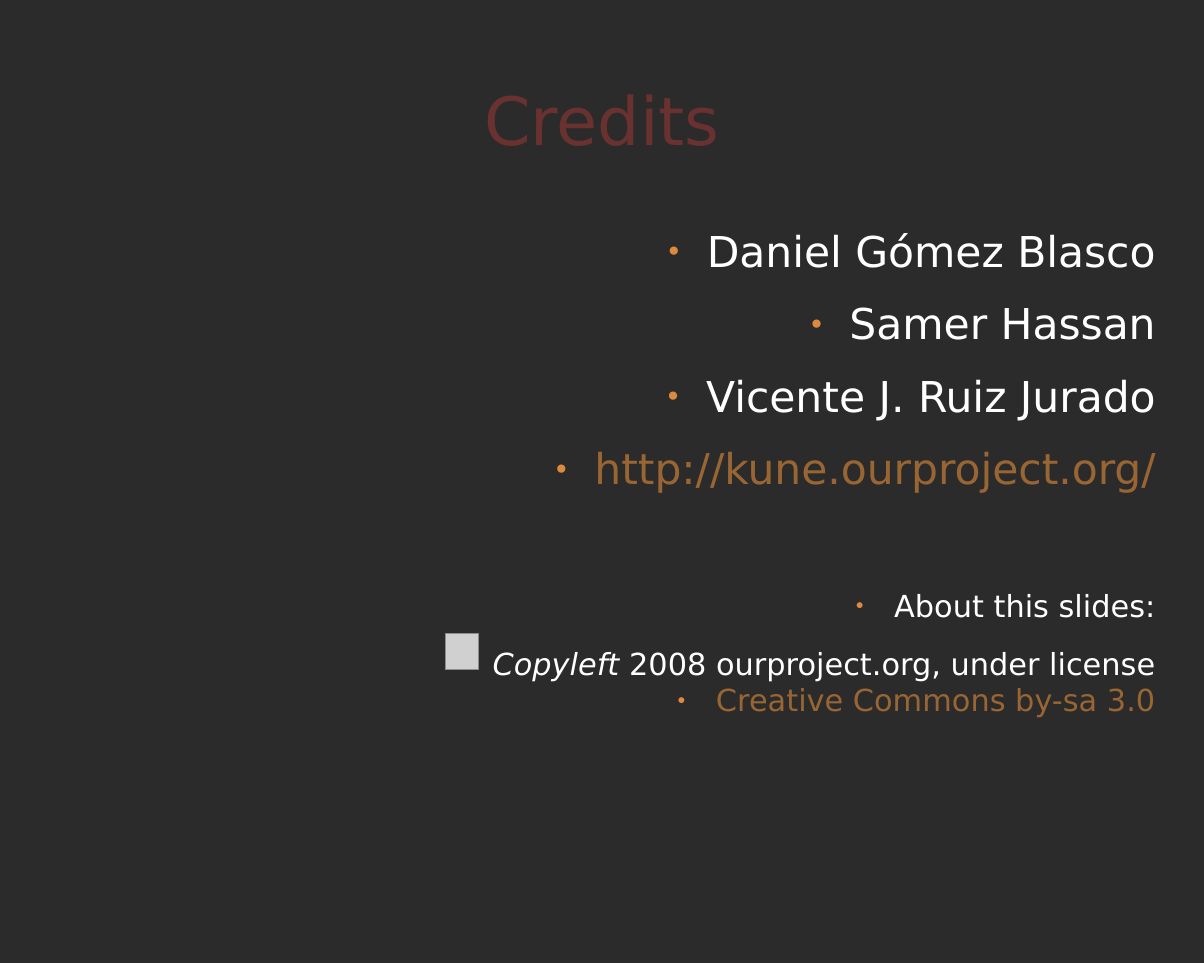
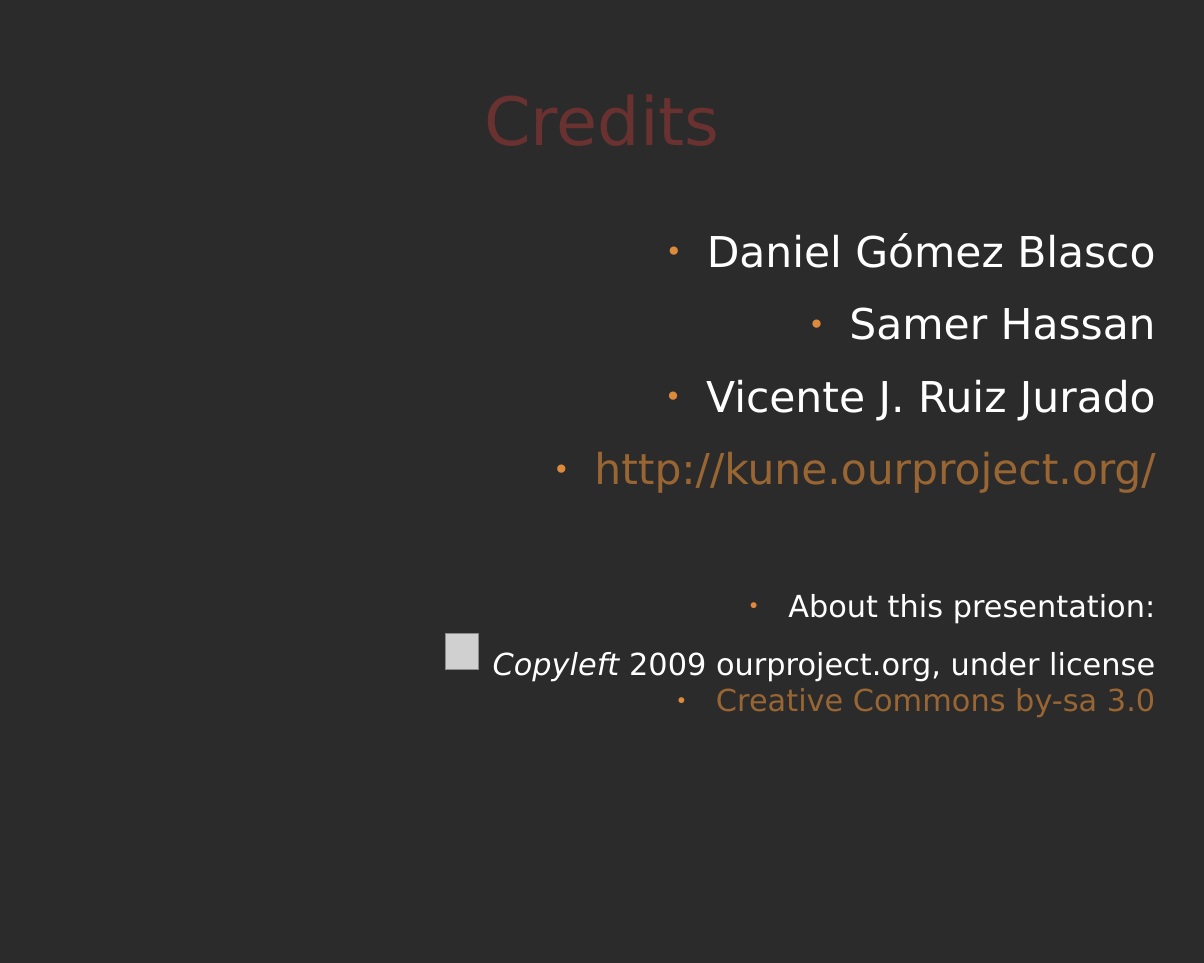
Before and after one commit to comunes/kune, a slide deck: slide 24 of doc/kune-ene-09.odp. Drawn at 1204x963 pixels with LibreOffice and Linux fonts; fonts in the diff are those of the drawing; grey boxes stand for pictures; background and template pictures are left out; a plain dark background stands for a picture behind light text. Boxes give left, top, right and bottom in pixels: in the first picture for what was removed or moved away, otherwise in the second. Text is boxed around its words. In the diff, an @@ line names an element or a change of style, - is before the commit and + after.

```diff
--- a/doc/kune-ene-09.odp
+++ b/doc/kune-ene-09.odp
@@ text at <box>493,594,1155,681</box>: text changed @@
-● About this slides:
-● Copyleft 2008 ourproject.org, under license
+● About this presentation:
+● Copyleft 2009 ourproject.org, under license
```
Also in this commit, not shown: 6 other slides changed.
